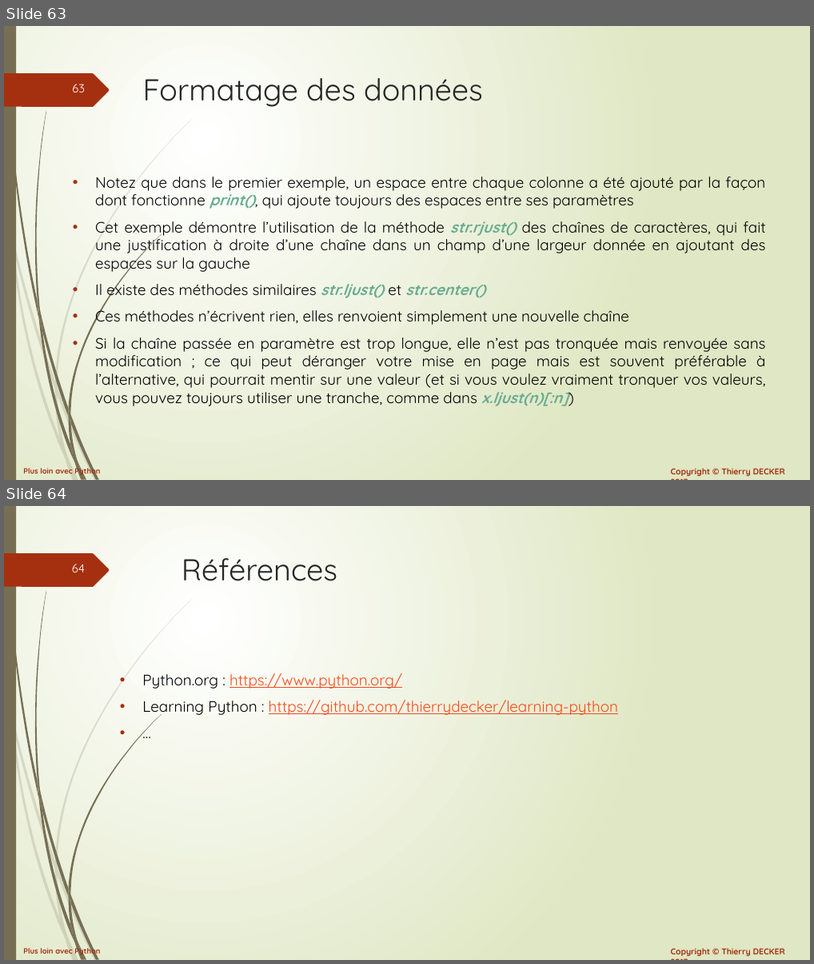
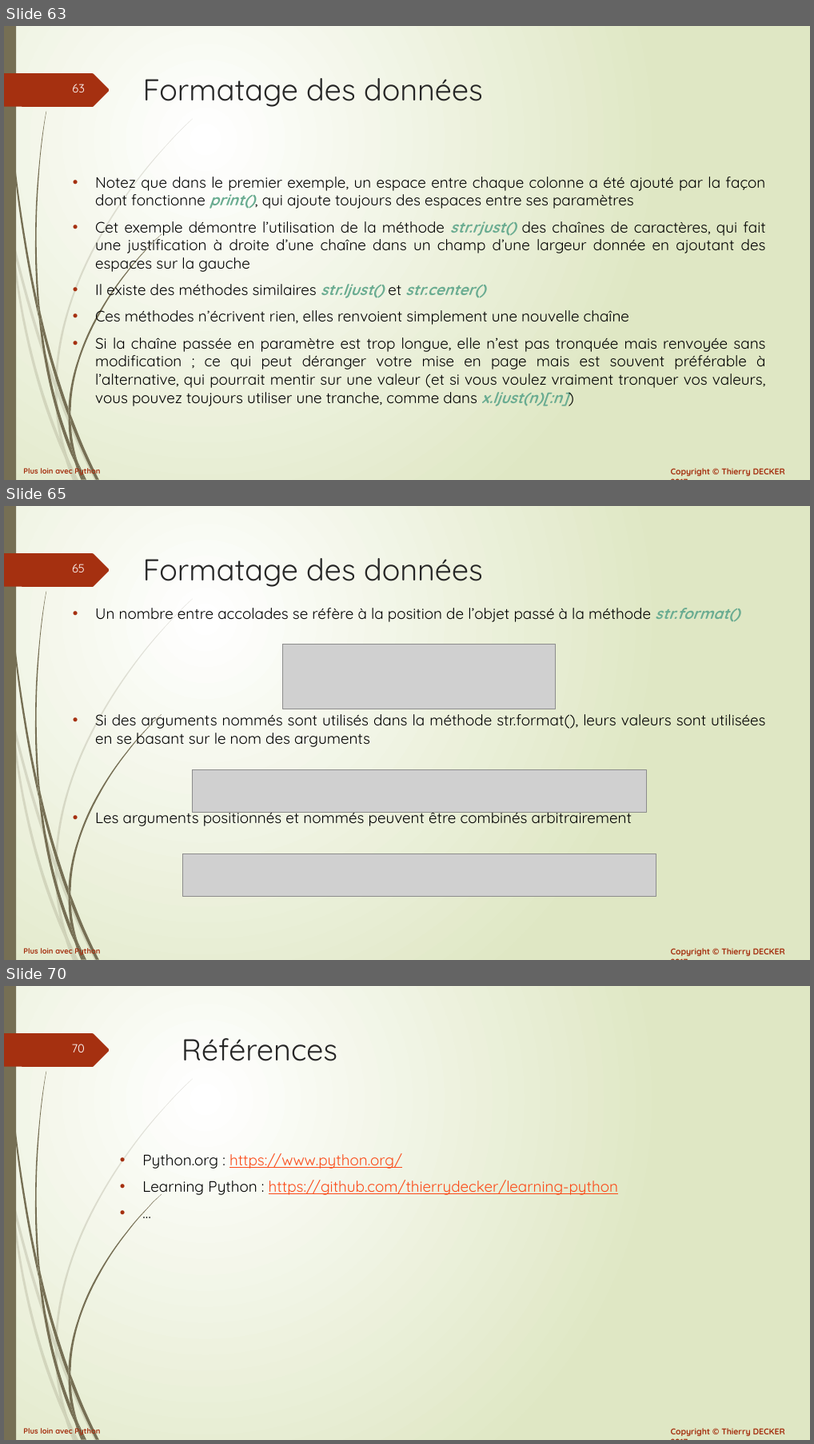
Before and after one commit to VikmanTheRacoon/learning-python, a slide deck: documentations/python-102.pptx. Shown one above the other, each under a label of ours: slides 63 and 64 before the commit, slides 63, 65 and 70 after it; the slides between them are not shown. The pictures are 814x964 and 814x1444 pixels, drawn with LibreOffice and Linux fonts; fonts in the diff are those of the drawing; grey boxes stand for pictures. Boxes give left, top, right and bottom in pixels: in the first picture for what was removed or moved away, otherwise in the second. Text is boxed around its words. In the diff, an @@ line names an element or a change of style, - is before the commit and + after.

```diff
--- a/documentations/python-102.pptx
+++ b/documentations/python-102.pptx
@@ slide 65 added at box(4, 506, 810, 960), background gradient #FFFFFF to #DFE8C4; not listed: 27 template elements that a slide beside it also shows @@
@@ title added at box(143, 558, 483, 587), 36 pt, text #262626 @@
+Formatage des données
@@ text added at box(95, 608, 766, 826), 18 pt, text #000000 @@
+• Un nombre entre accolades se réfère à la position de l’objet passé à la méthode str.format()
+• Si des arguments nommés sont utilisés dans la méthode str.format(), leurs valeurs sont utilisées en se basant sur le nom des arguments
+• Les arguments positionnés et nommés peuvent être combinés arbitrairement
@@ picture added at box(283, 644, 556, 709) @@
@@ picture added at box(192, 769, 646, 812) @@
@@ picture added at box(183, 854, 656, 896) @@
@@ what was slide 64 is now slide 70 @@
@@ page number at box(72, 1044, 85, 1052): text changed @@
-64
+70
```
Also in this commit, not shown: 5 other slides added, 1 other file.
